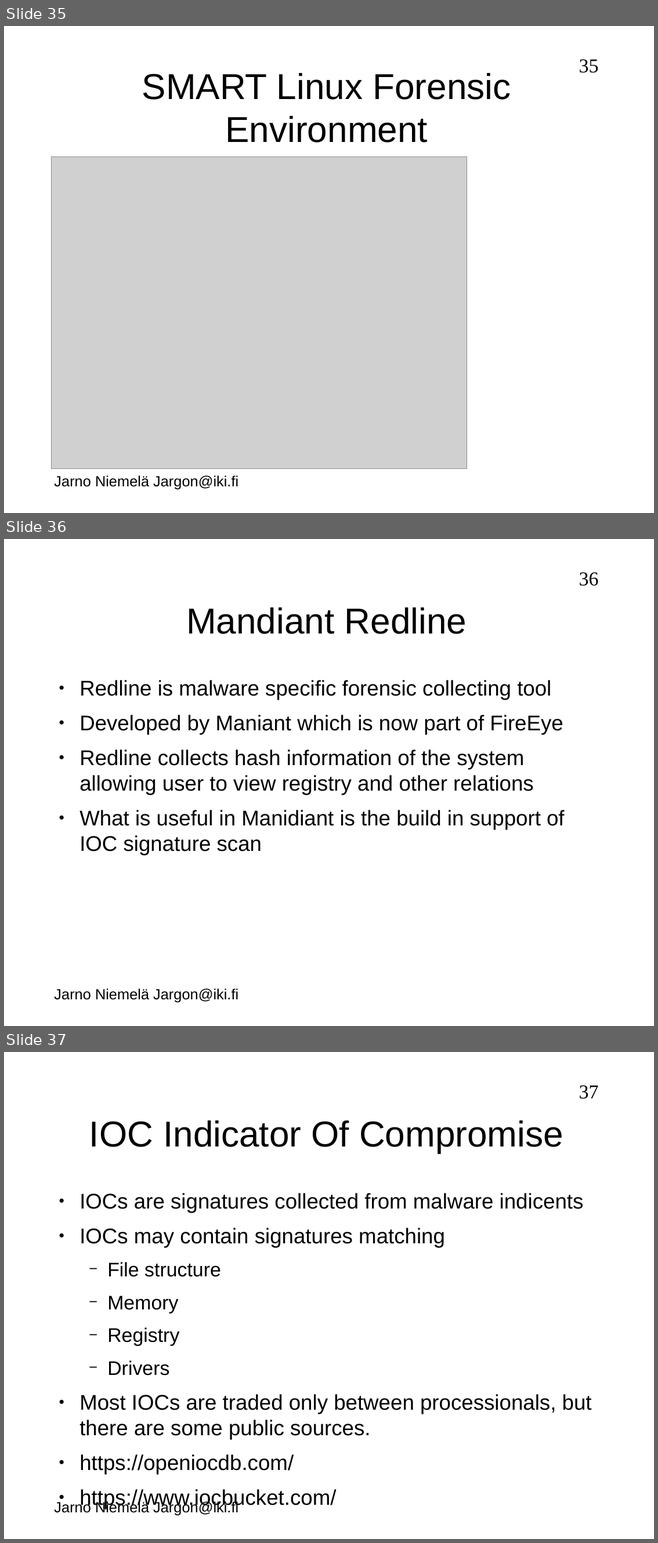
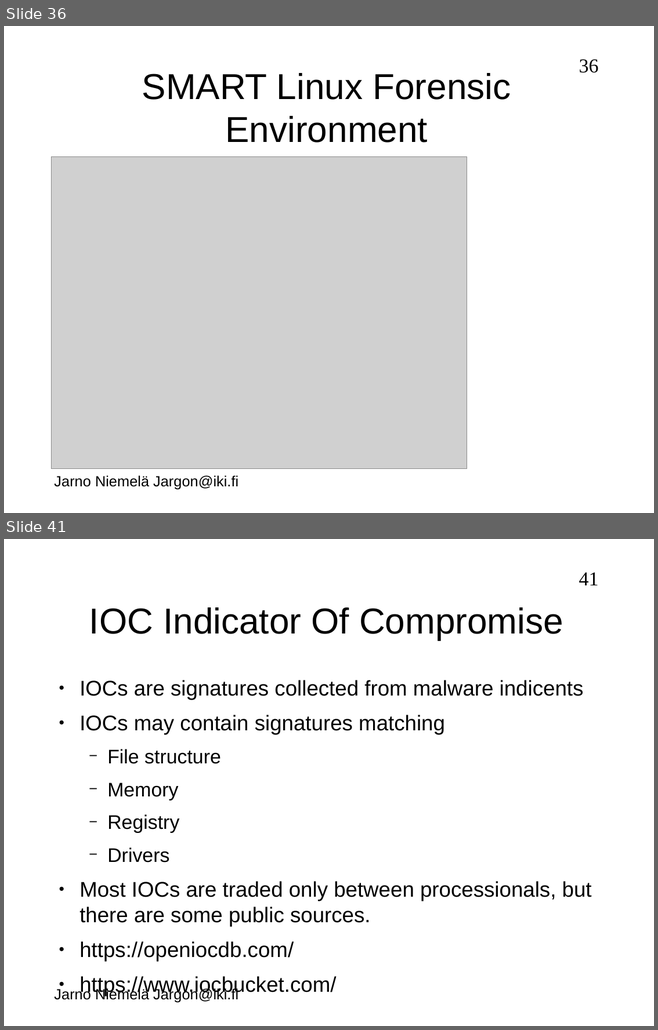
Before and after one commit to jarno-niemela/corporate_cyber_defence, a slide deck: Incident Response/IncidentResponse.odp. Shown one above the other, each under a label of ours: slides 35, 36 and 37 before the commit, slides 36 and 41 after it; the slides between them are not shown. The pictures are 658x1543 and 658x1030 pixels, drawn with LibreOffice and Linux fonts; fonts in the diff are those of the drawing; grey boxes stand for pictures; background and template pictures are left out. Boxes give left, top, right and bottom in pixels: in the first picture for what was removed or moved away, otherwise in the second. Text is boxed around its words. In the diff, an @@ line names an element or a change of style, - is before the commit and + after.

```diff
--- a/Incident Response/IncidentResponse.odp
+++ b/Incident Response/IncidentResponse.odp
@@ slide 36 removed at <box>4,539,654,1026</box>, background #FFFFFF; not listed: 2 template elements that a slide beside it also shows @@
@@ title removed at <box>186,607,466,634</box> @@
-Mandiant Redline
@@ text removed at <box>79,680,564,855</box> @@
-● Redline is malware specific forensic collecting tool
-● Developed by Maniant which is now part of FireEye
-● Redline collects hash information of the system allowing user to view registry and other relations
-● What is useful in Manidiant is the build in support of IOC signature scan
@@ what was slide 35 is now slide 36 @@
@@ page number at <box>579,59,598,73</box>: text changed @@
-35
+36
@@ what was slide 37 is now slide 41 @@
@@ page number at <box>579,572,598,585</box>: text changed @@
-37
+41
```
Also in this commit, not shown: 8 slides changed, 1 slide added.
